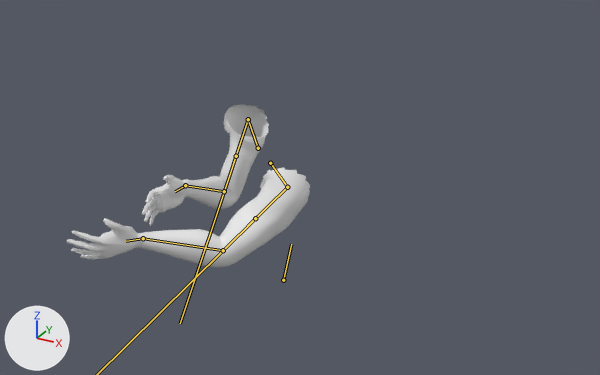
Two versions of the glTF model GameEngine/Assets/FPS/Model/FPSCharacterArms.gltf, one commit apart.
The view is the same before and after, from a 50 mm lens placed at (1.61, -2.73, 3.27), pointed at (0.22, -0.2, 2.0). Lighting does not change. The marker at lower left points along +X, +Y and +Z. The picture after the commit comes second. Both versions are drawn at frame 48 of the action 'LookDown'; the numbers are the values there. The bones that change are drawn over the model as lines.

In view in the first picture: 'FirstPersonArms'.
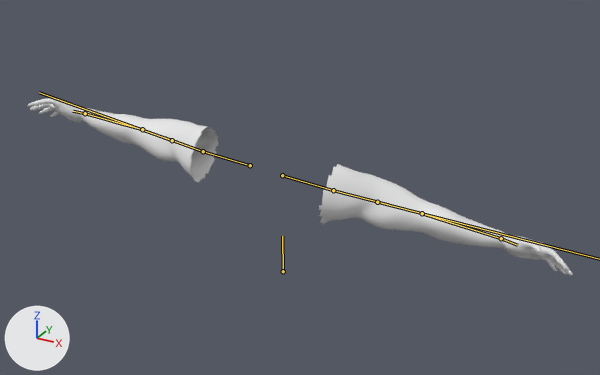
Pixel boxes (x1, y1, x2, y2) of what changed, in the pictures (600 x 375 px):
'FirstPersonArms', posed (123% wider, 9% taller): before (66, 104, 310, 267); after (28, 98, 573, 276)
bone 'c_root_master.x', root to tip: before (283, 280) to (291, 244); after (283, 271) to (282, 236)
bone 'c_shoulder.r', root to tip: before (258, 148) to (248, 119); after (250, 165) to (203, 151)
bone 'arm_twist.r', root to tip: before (248, 119) to (233, 164); after (203, 151) to (164, 137)
bone 'c_shoulder.l', root to tip: before (270, 163) to (287, 187); after (282, 175) to (333, 190)
bone 'arm_twist.l', root to tip: before (287, 187) to (247, 226); after (333, 190) to (388, 204)
bone 'arm_stretch.r', root to tip: before (236, 156) to (180, 323); after (172, 140) to (39, 92)
bone 'forearm_stretch.l', root to tip: before (223, 250) to (183, 244); after (422, 213) to (461, 226)
bone 'forearm_stretch.r', root to tip: before (224, 191) to (205, 188); after (142, 129) to (113, 121)
bone 'forearm.l', root to tip: before (223, 250) to (143, 238); after (422, 213) to (501, 238)
bone 'hand.l', root to tip: before (143, 238) to (126, 241); after (501, 238) to (517, 245)
bone 'forearm.r', root to tip: before (224, 191) to (185, 185); after (142, 129) to (85, 113)
bone 'hand.r', root to tip: before (185, 185) to (175, 191); after (85, 113) to (73, 111)

The change in detail:
Bone 'c_root_master.x' (bone_c_root_master_x) moves from (0.0, -0.04, 0.0) to (0.0, 0.0, 0.0).
Bone 'c_root_master.x' (bone_c_root_master_x) turns from (-14, -40, 2) to (0, 0, 0) degrees about its own x, y and z.
Bone 'c_shoulder.r' (bone_c_shoulder_r) turns from (3, 41, -11) to (0, 0, 0) degrees about its own x, y and z.
Bone 'arm_twist.r' (bone_arm_twist_r) turns from (-65, -39, -46) to (0, 0, 0) degrees about its own x, y and z.
Bone 'c_shoulder.l' (bone_c_shoulder_l) turns from (5, -37, -6) to (0, 0, 0) degrees about its own x, y and z.
Bone 'arm_twist.l' (bone_arm_twist_l) turns from (-79, 7, 8) to (0, 0, 0) degrees about its own x, y and z.
Bone 'arm_stretch.l' (bone_arm_stretch_l) moves from (0.02, -0.33, -0.49) to (0.05, 0.06, -0.25).
Bone 'arm_stretch.l' (bone_arm_stretch_l) turns from (-119, -9, -55) to (16, 47, 17) degrees about its own x, y and z.
Bone 'arm_stretch.r' (bone_arm_stretch_r) moves from (0.14, -0.16, -0.1) to (-0.15, -0.1, -0.26).
Bone 'arm_stretch.r' (bone_arm_stretch_r) turns from (-72, -41, 7) to (15, -47, 1) degrees about its own x, y and z.
Bone 'forearm_stretch.l' (bone_forearm_stretch_l) moves from (0.07, -0.57, -0.64) to (0.02, 0.06, -0.22).
Bone 'forearm_stretch.l' (bone_forearm_stretch_l) turns from (-141, -53, -5) to (4, 48, 13) degrees about its own x, y and z.
Bone 'forearm_stretch.r' (bone_forearm_stretch_r) moves from (0.18, -0.31, -0.23) to (-0.2, -0.07, -0.24).
Bone 'forearm_stretch.r' (bone_forearm_stretch_r) turns from (-67, 54, 28) to (3, -49, 6) degrees about its own x, y and z.
Bone 'forearm.l' (bone_forearm_l) moves from (0.07, -0.57, -0.64) to (0.02, 0.06, -0.22).
Bone 'forearm.l' (bone_forearm_l) turns from (-141, -53, -5) to (4, 48, 13) degrees about its own x, y and z.
Bone 'hand.l' (bone_hand_l) turns from (25, -5, 1) to (0, 0, 0) degrees about its own x, y and z.
Bone 'forearm.r' (bone_forearm_r) moves from (0.18, -0.31, -0.23) to (-0.2, -0.07, -0.24).
Bone 'forearm.r' (bone_forearm_r) turns from (-67, 54, 28) to (3, -49, 6) degrees about its own x, y and z.
Bone 'hand.r' (bone_hand_r) turns from (21, -24, -36) to (0, 0, 0) degrees about its own x, y and z.
